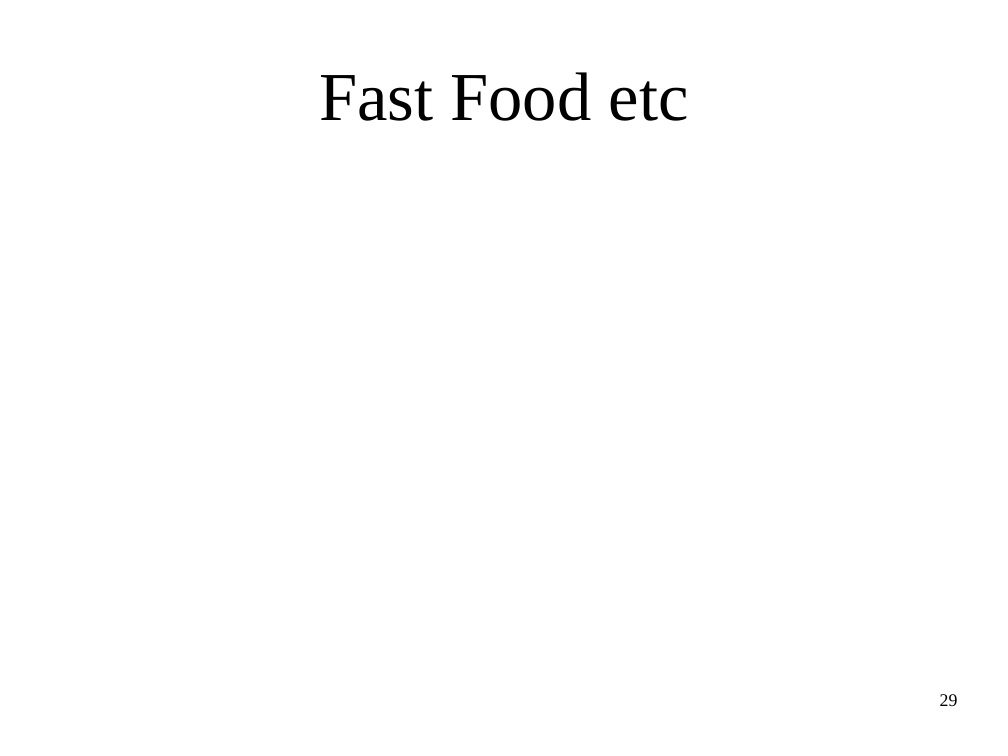
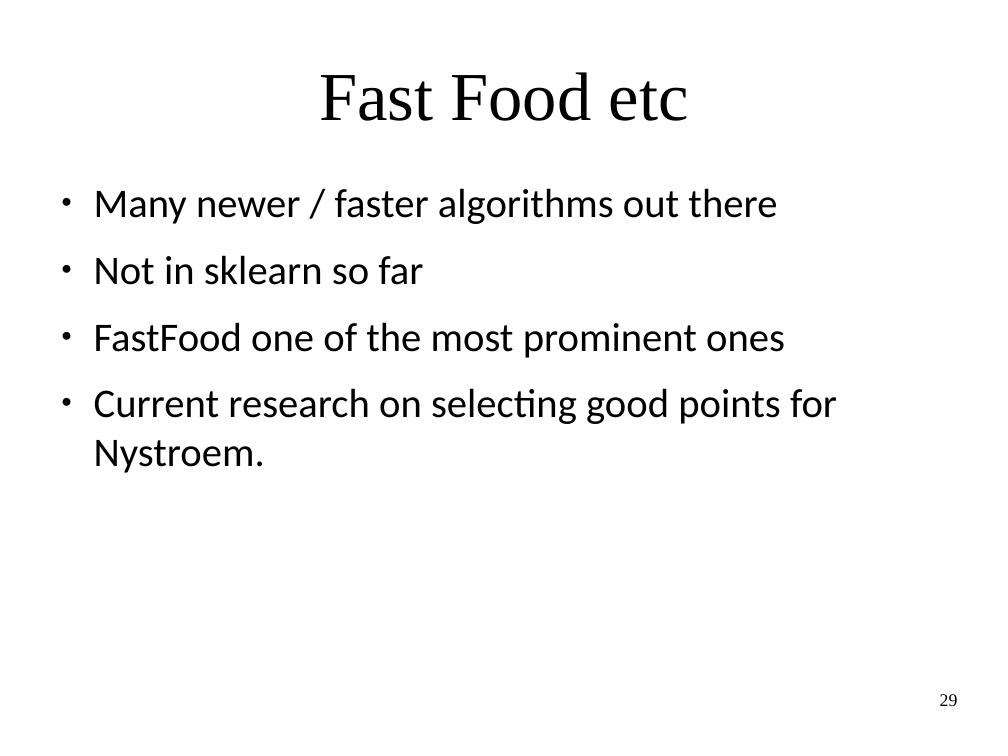
Before and after one commit to amueller/applied_ml_spring_2017, a slide deck: slide 29 of slides/aml-09-021517.odp. Drawn at 1008x756 pixels with LibreOffice and Linux fonts; fonts in the diff are those of the drawing. Boxes give left, top, right and bottom in pixels: in the first picture for what was removed or moved away, otherwise in the second. Text is boxed around its words. In the diff, an @@ line names an element or a change of style, - is before the commit and + after.

```diff
--- a/slides/aml-09-021517.odp
+++ b/slides/aml-09-021517.odp
@@ text added at (x1=94, y1=188, x2=837, y2=473), 32 pt, text #000000 @@
+● Many newer / faster algorithms out there
+● Not in sklearn so far
+● FastFood one of the most prominent ones
+● Current research on selecting good points for Nystroem.
```
Also in this commit, not shown: 8 other slides changed, 4 slides added, 3 slides removed, 1 other file.
